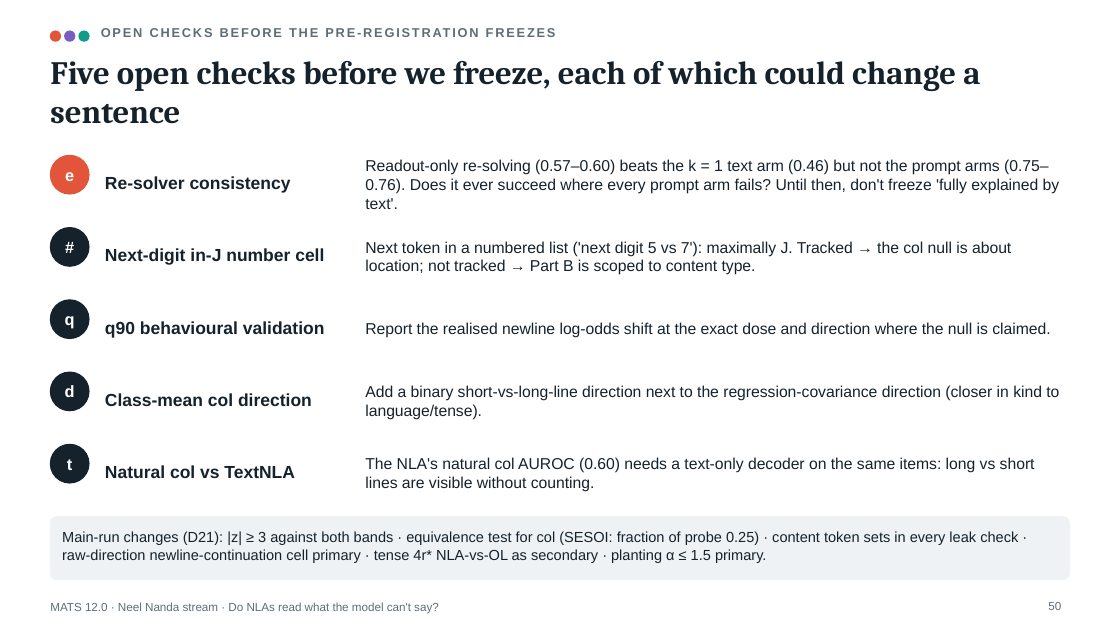
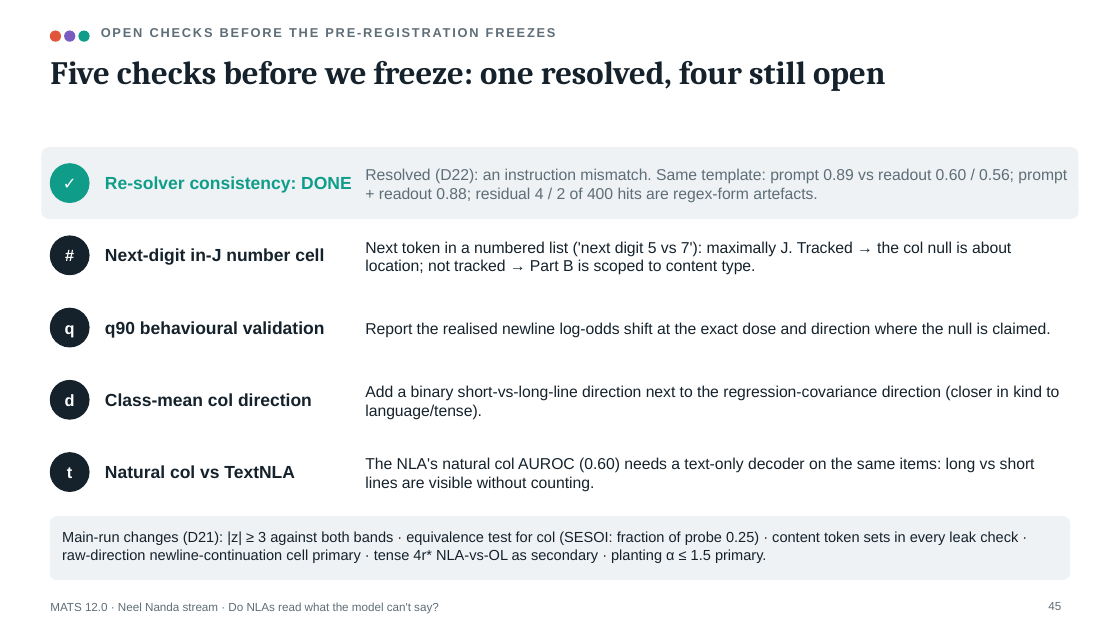
Before and after one commit to Jarus77/mats-nla-workspace, a slide deck: slide 45 of deck/mats_nla_workspace.pptx (slide 50 before the commit). Drawn at 1120x630 pixels with LibreOffice and Linux fonts; fonts in the diff are those of the drawing. Boxes give left, top, right and bottom in pixels: in the first picture for what was removed or moved away, otherwise in the second. Text is boxed around its words. In the diff, an @@ line names an element or a change of style, - is before the commit and + after.

Commit message:
feat: deck v2 (55 slides; Part D resolved)

```diff
--- a/deck/mats_nla_workspace.pptx
+++ b/deck/mats_nla_workspace.pptx
@@ title at [50,61,885,91]: text changed @@
-Five open checks before we freeze, each of which could change a sentence
+Five checks before we freeze: one resolved, four still open
@@ rounded rectangle added at [42,148,1078,218], fill #EEF2F4, outline #EEF2F4 1 pt @@
@@ 5 ellipses, 4 texts: place and size @@
-5 ellipses, 4 texts at [50,155,89,483]
+5 ellipses, 4 texts at [50,164,89,492]
@@ ellipse at [50,164,89,202]: fill #E2553A to #0F9D8A; outline #E2553A 1 pt to #0F9D8A 1 pt @@
@@ text added at [50,164,89,202], 14 pt, text #FFFFFF, bold @@
+✓
@@ text removed at [65,172,74,181] @@
-e
@@ text at [105,176,352,193]: text changed; text colour #15222C to #0F9D8A @@
-Re-solver consistency
+Re-solver consistency: DONE
@@ text at [365,168,1067,202]: text changed; text colour #15222C to #5E6E78 @@
-Readout-only re-solving (0.57–0.60) beats the k = 1 text arm (0.46) but not the prompt arms (0.75–0.76). Does it ever succeed where every prompt arm fails? Until then, don't freeze 'fully explained by text'.
+Resolved (D22): an instruction mismatch. Same template: prompt 0.89 vs readout 0.60 / 0.56; prompt + readout 0.88; residual 4 / 2 of 400 hits are regex-form artefacts.
@@ page number at [1048,602,1061,610]: text changed @@
-50
+45
```
Also in this commit, not shown: 27 other slides changed, 1 slide added, 6 slides removed, 11 other files.
